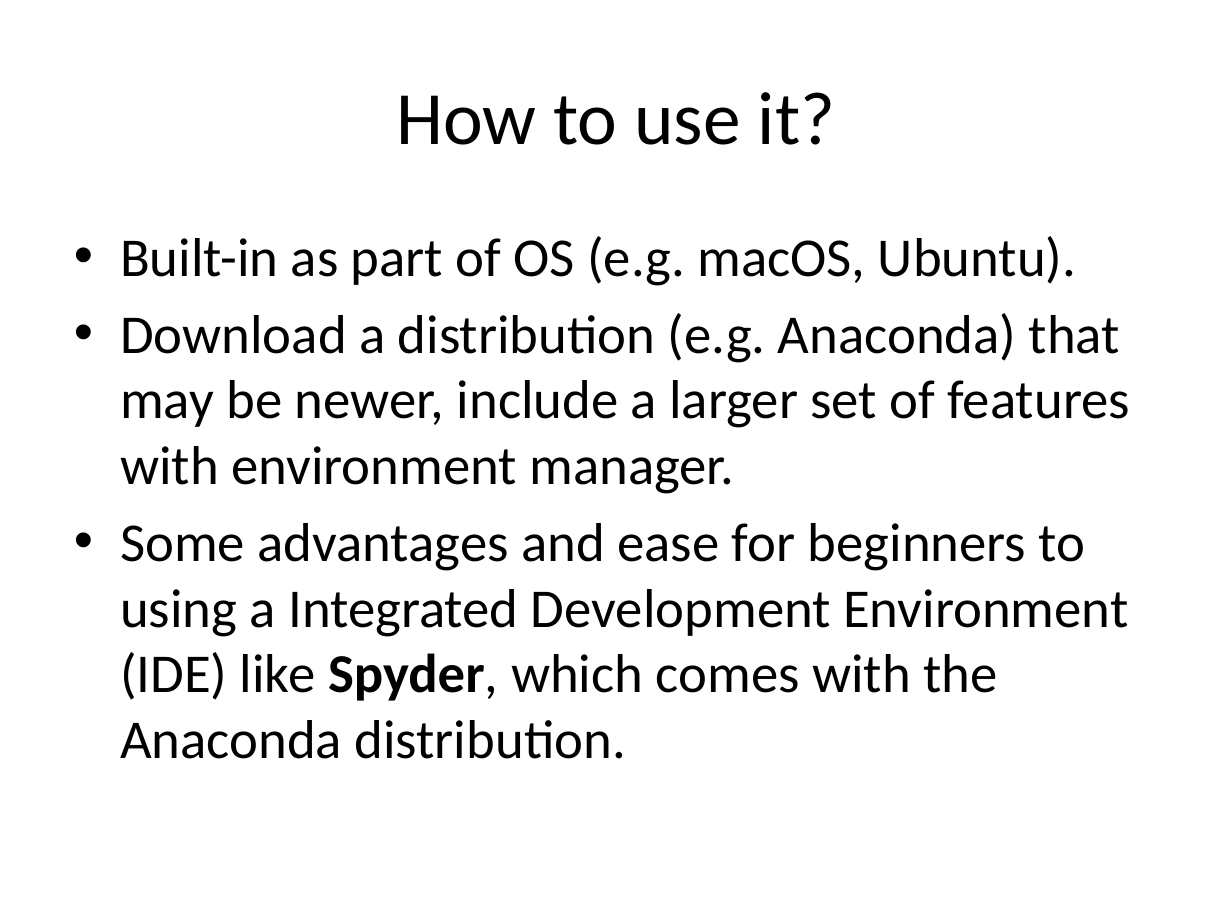
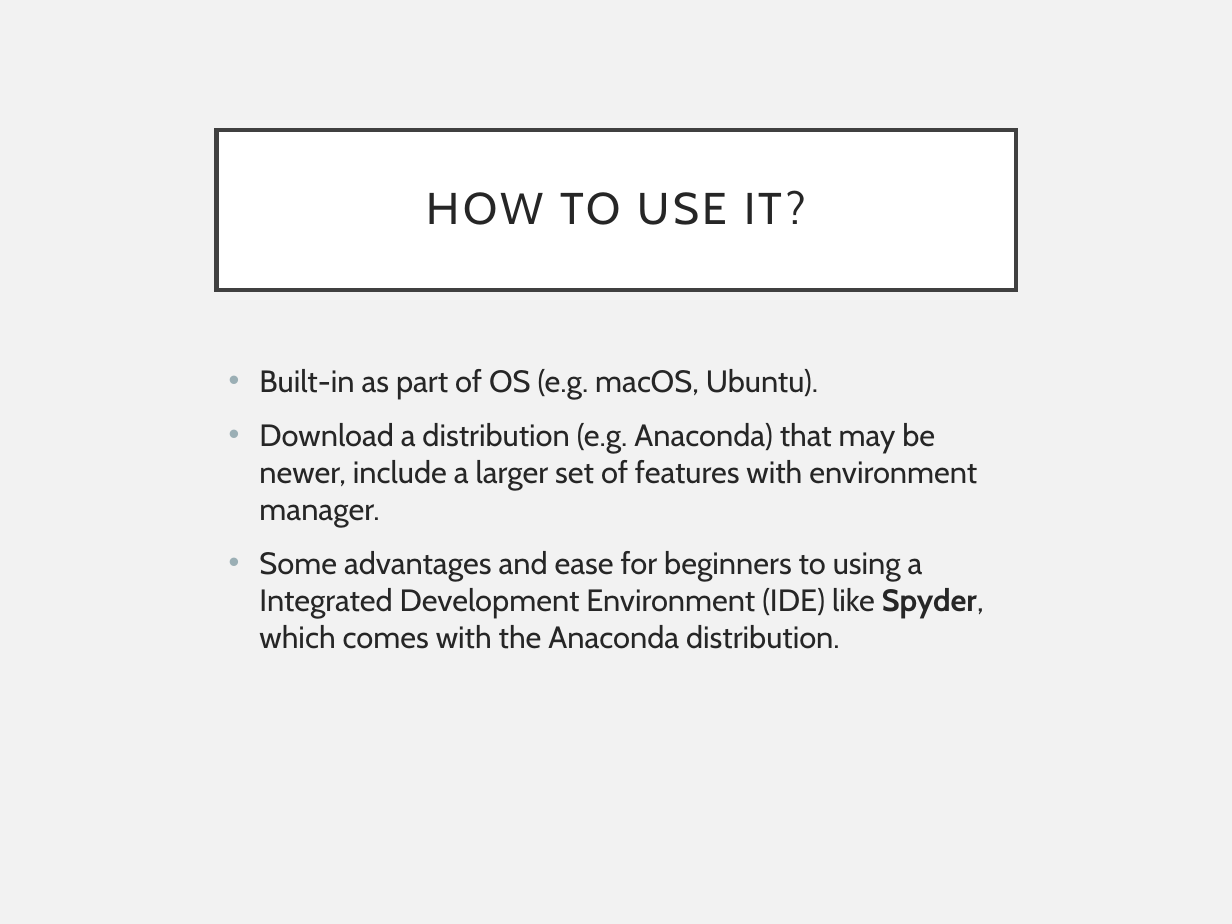
Before and after one commit to pradau/python_for_psychologists, a slide deck: slide 5 of Python_intro_lecture.pptx (slide 6 before the commit). Drawn at 1232x924 pixels with LibreOffice and Linux fonts; fonts in the diff are those of the drawing. Boxes give left, top, right and bottom in pixels: in the first picture for what was removed or moved away, otherwise in the second. Text is boxed around its words. In the diff, an @@ line names an element or a change of style, - is before the commit and + after.

```diff
--- a/Python_intro_lecture.pptx
+++ b/Python_intro_lecture.pptx
@@ background #FFFFFF to #F2F2F2 @@
@@ title "HOW TO USE IT?": place and size @@
-title "HOW TO USE IT?" at <box>396,92,835,145</box>
+title "HOW TO USE IT?" at <box>217,129,1016,290</box>
@@ title "HOW TO USE IT?" at <box>217,129,1016,290</box>: fill none to #FFFFFF; outline none to #404040 2.5 pt @@
@@ title at <box>426,190,806,225</box>: text changed; size 44 to 26 pt; font Calibri to Cabin; text colour #000000 to #262626 @@
-How to use it?
+HOW TO USE IT?
@@ text "Built-in as part of OS ...": place and size @@
-text "Built-in as part of OS ..." at <box>120,236,1130,759</box>
+text "Built-in as part of OS ..." at <box>259,369,984,649</box>
@@ text "Built-in as part of OS ..." at <box>259,369,984,649</box>: size 32 to 18 pt, font Calibri to Cabin, text colour #000000 to #262626; indent changed; more space between paragraphs @@
```
Also in this commit, not shown: 24 other slides changed, 3 slides added, 2 slides removed.
